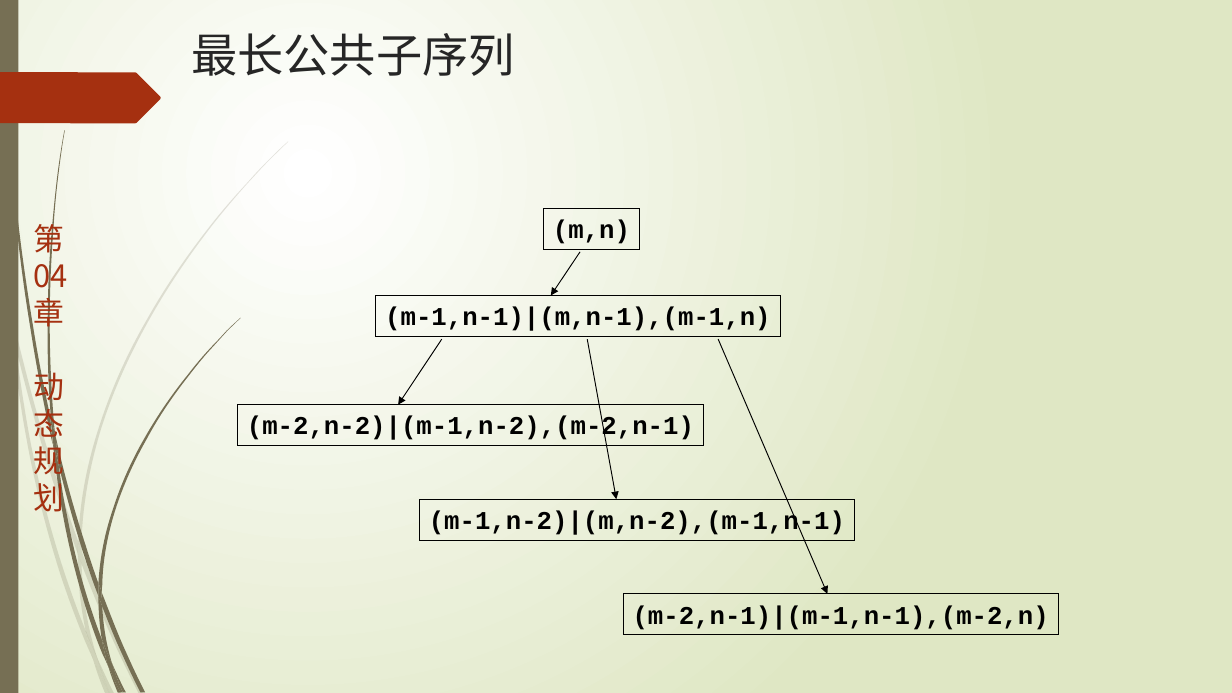
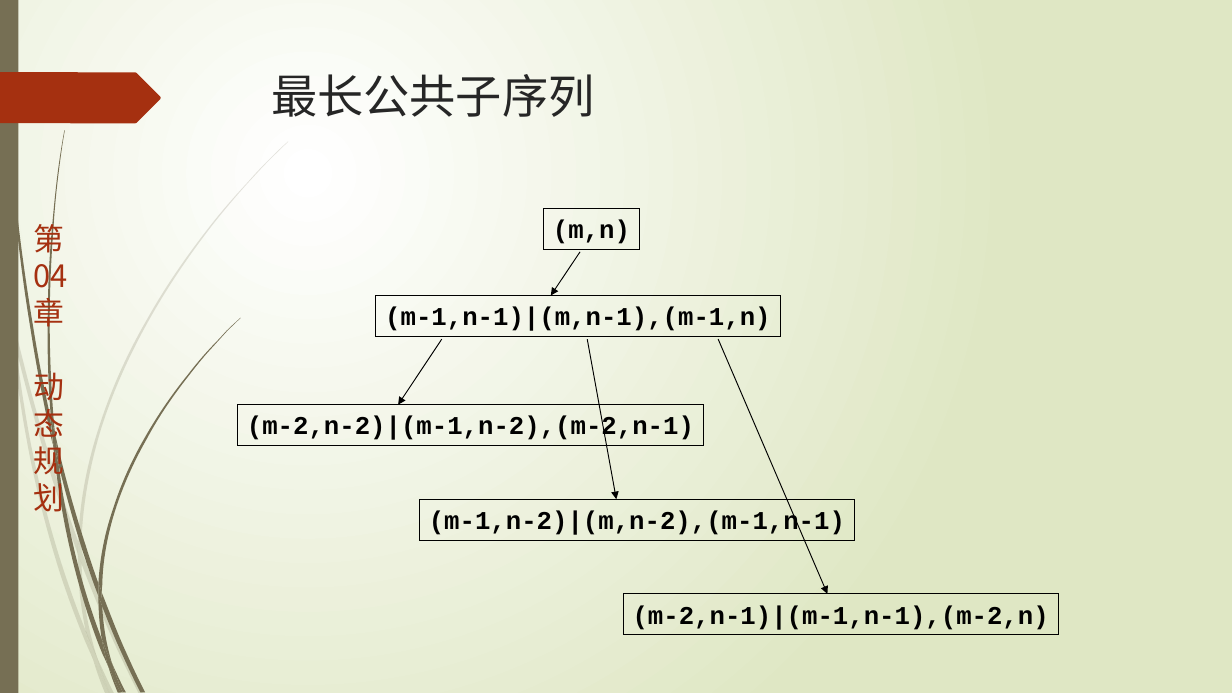
Before and after one commit to TeacherPeng/AlgorithmDesign, a slide deck: slide 17 of 教案/第04章.动态规划.pptx (slide 15 before the commit). Drawn at 1232x693 pixels with LibreOffice and Linux fonts; fonts in the diff are those of the drawing. Boxes give left, top, right and bottom in pixels: in the first picture for what was removed or moved away, otherwise in the second. Text is boxed around its words. In the diff, an @@ line names an element or a change of style, - is before the commit and + after.

```diff
--- a/教案/第04章.动态规划.pptx
+++ b/教案/第04章.动态规划.pptx
@@ text "最长公共子序列": place and size @@
-text "最长公共子序列" at [191,33,514,76]
+text "最长公共子序列" at [271,74,594,117]
```
Also in this commit, not shown: 10 other slides changed, 3 slides added, 8 other files.
